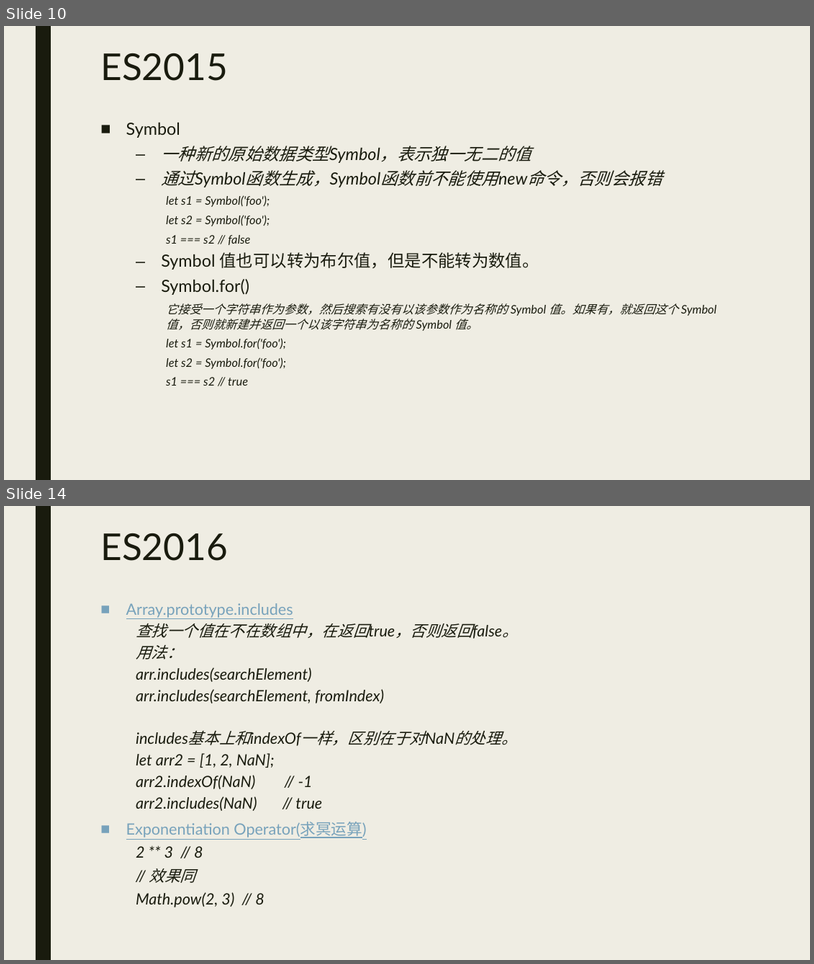
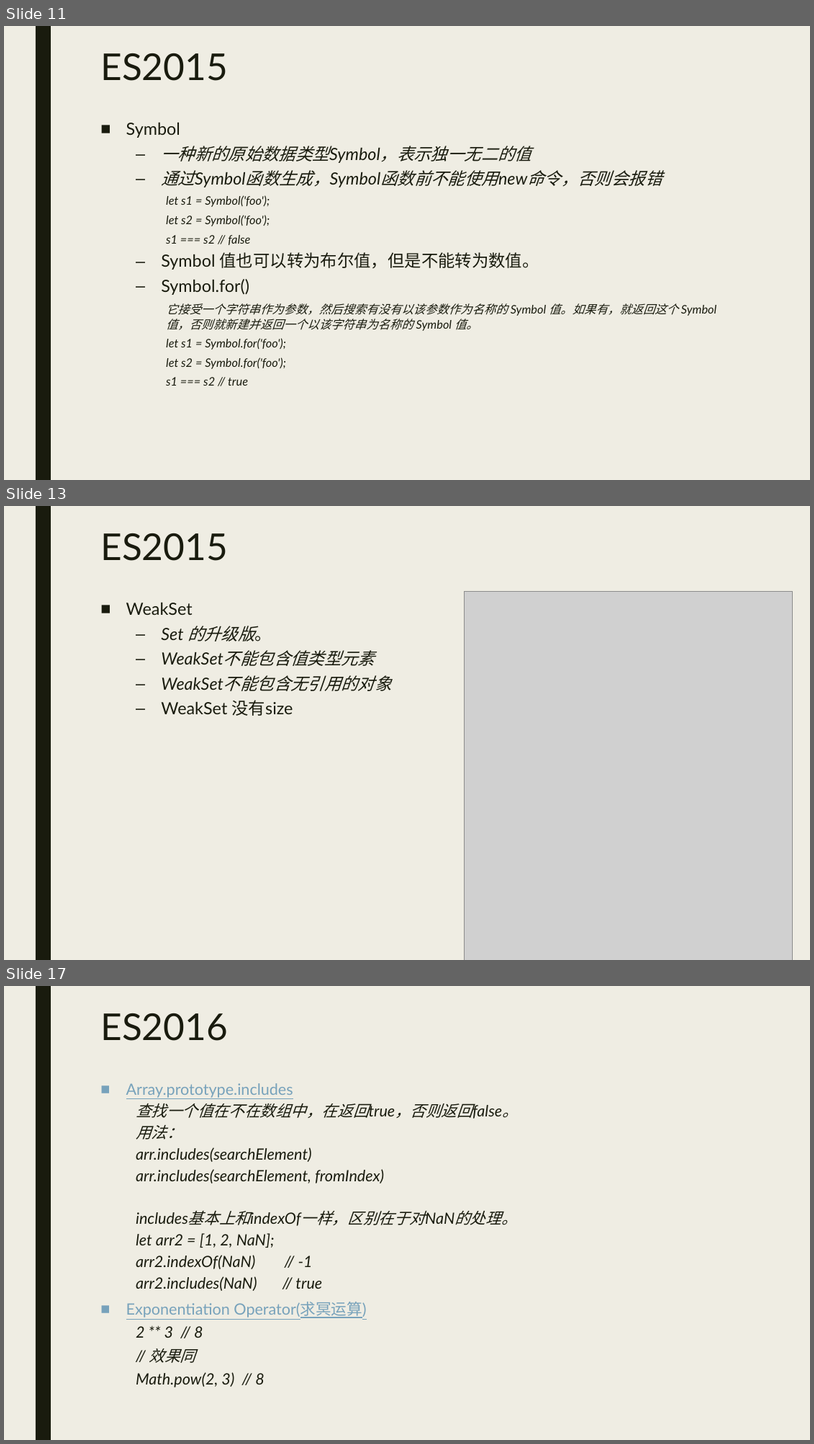
Before and after one commit to wflonglong/wflonglong.github.io, a slide deck: source/ppt/ES6.pptx. Shown one above the other, each under a label of ours: slides 10 and 14 before the commit, slides 11, 13 and 17 after it; the slides between them are not shown. The pictures are 814x964 and 814x1444 pixels, drawn with LibreOffice and Linux fonts; fonts in the diff are those of the drawing; grey boxes stand for pictures. Boxes give left, top, right and bottom in pixels: in the first picture for what was removed or moved away, otherwise in the second. Text is boxed around its words. In the diff, an @@ line names an element or a change of style, - is before the commit and + after.

```diff
--- a/source/ppt/ES6.pptx
+++ b/source/ppt/ES6.pptx
@@ slide 13 added at <box>4,506,810,960</box>, background #EFEDE3; not listed: 1 template element that a slide beside it also shows @@
@@ title added at <box>100,533,228,561</box>, 44 pt, text #191B0E @@
+ES2015
@@ picture added at <box>464,591,793,960</box> @@
@@ text added at <box>126,602,293,716</box>, 20 pt, text #191B0E, italic @@
+■ WeakSet
+  – Set 的升级版。
+  – WeakSet不能包含值类型元素
+  – WeakSet不能包含无引用的对象
+  – WeakSet 没有size
@@ what was slide 10 is now slide 11 @@
@@ what was slide 14 is now slide 17 @@
```
Also in this commit, not shown: 5 slides changed, 2 other slides added.
